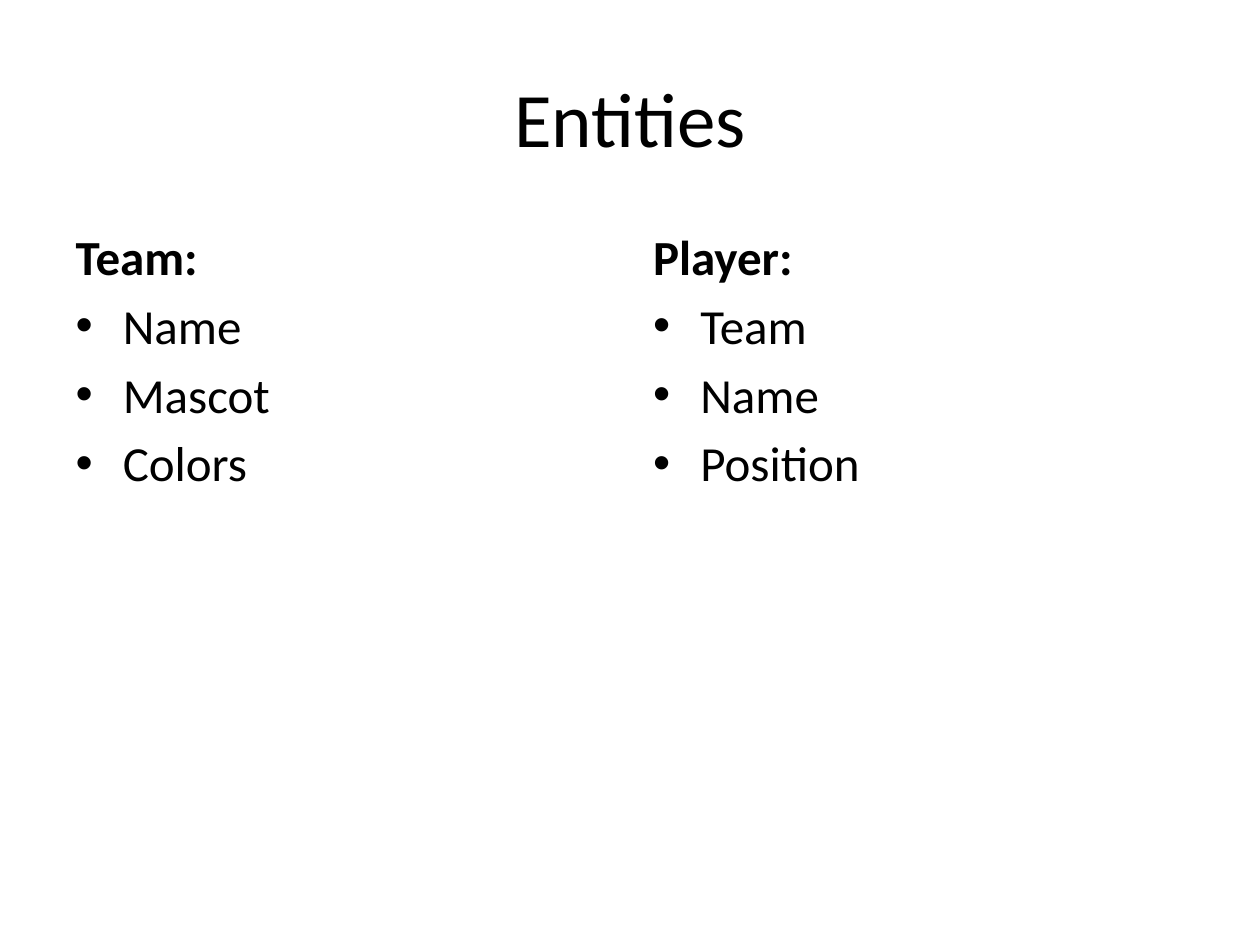
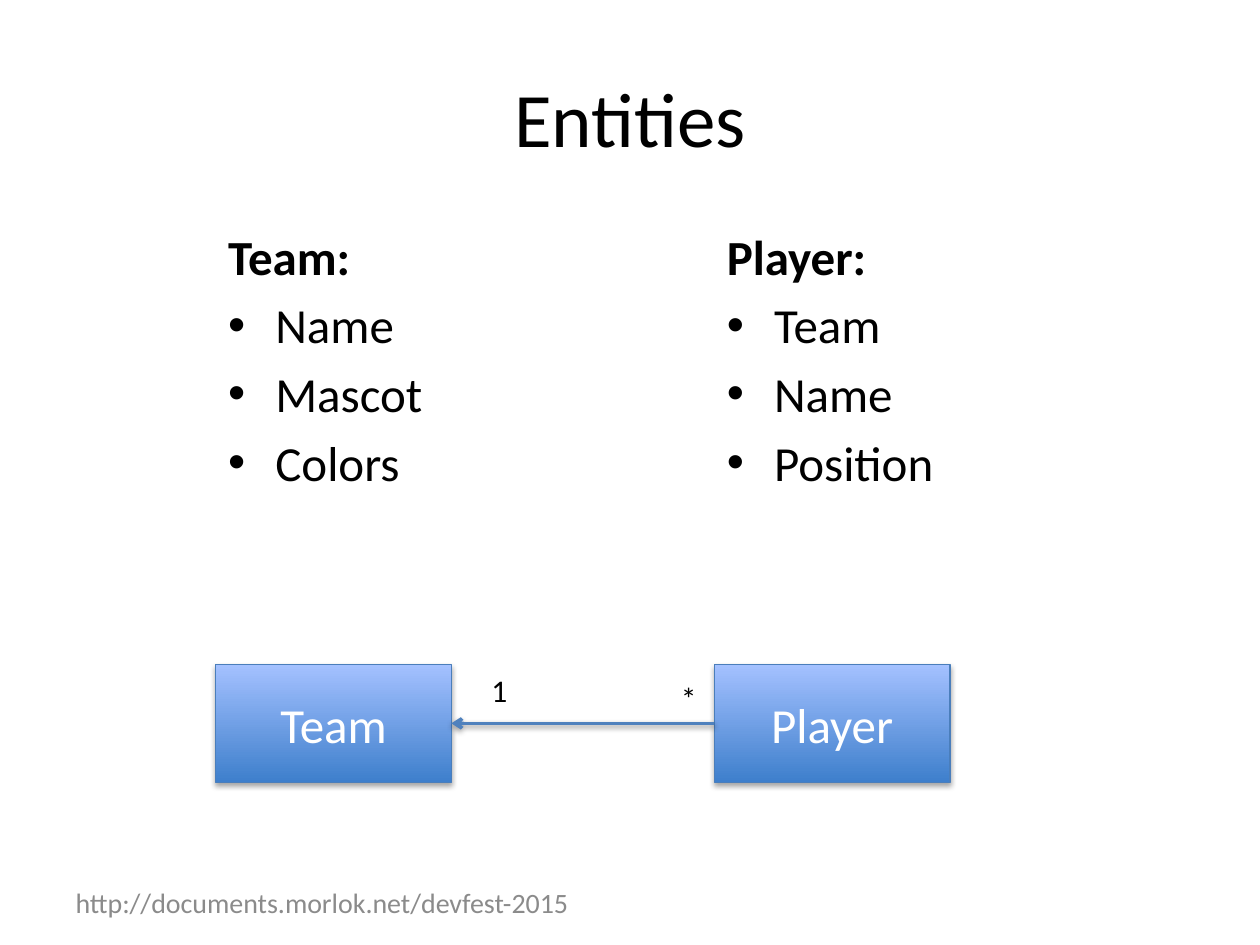
Before and after one commit to rmorlok/RESTfulServicesInPythonPresentation, a slide deck: slide 11 of RESTfulAppEngine.pptx (slide 7 before the commit). Drawn at 1260x945 pixels with LibreOffice and Linux fonts; fonts in the diff are those of the drawing. Boxes give left, top, right and bottom in pixels: in the first picture for what was removed or moved away, otherwise in the second. Text is boxed around its words. In the diff, an @@ line names an element or a change of style, - is before the commit and + after.

```diff
--- a/RESTfulAppEngine.pptx
+++ b/RESTfulAppEngine.pptx
@@ text "Team:": place and size @@
-text "Team:" at <box>76,243,270,482</box>
+text "Team:" at <box>228,243,422,482</box>
@@ text "Player:": place and size @@
-text "Player:" at <box>653,240,859,482</box>
+text "Player:" at <box>727,240,933,482</box>
@@ rectangle added at <box>215,664,451,782</box>, fill gradient #3F80CE to #A4C4FF, outline #4B7EBC 0.75 pt, 28 pt, text #FFFFFF @@
+Team
@@ text added at <box>491,681,507,702</box>, 18 pt, text #000000 @@
+1
@@ text added at <box>669,673,711,723</box>, 18 pt, text #000000 @@
+*
@@ rectangle added at <box>714,664,950,782</box>, fill gradient #3F80CE to #A4C4FF, outline #4B7EBC 0.75 pt, 28 pt, text #FFFFFF @@
+Player
@@ arrow added from (714, 723) to (451, 723), #4F81BD 2 pt @@
@@ text added at <box>76,893,569,918</box>, 16 pt, text #8C8C8C @@
+http://documents.morlok.net/devfest-2015
```
Also in this commit, not shown: 9 other slides changed, 25 slides added, 7 other files.
